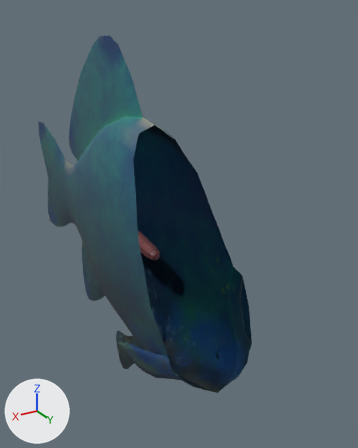
The FBX model Assets/3D Models/Anifish.fbx: old version first, new version second.
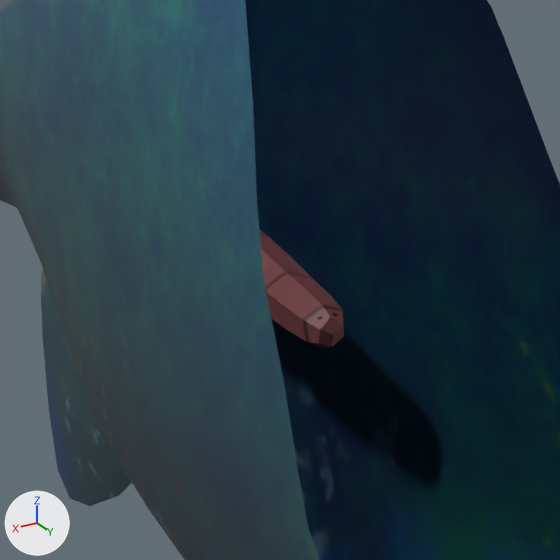
The first picture shows the older version from a 50 mm lens placed at (1.67, 3.69, 1.81), pointed at (-0.44, 0.17, 0.05). The close-ups show both versions on the part from 20% to 60% of the width and 38% to 70% of the height of that picture. The axes (+X, +Y, +Z) are drawn at lower left. The lights are the same throughout. Everything nearer to the camera than a plane just in front of the edit is cut away. Where no turn or scale is listed for an object, it has been applied to the vertices.

Objects in the first close-up: 'Worm', 'fish1'.
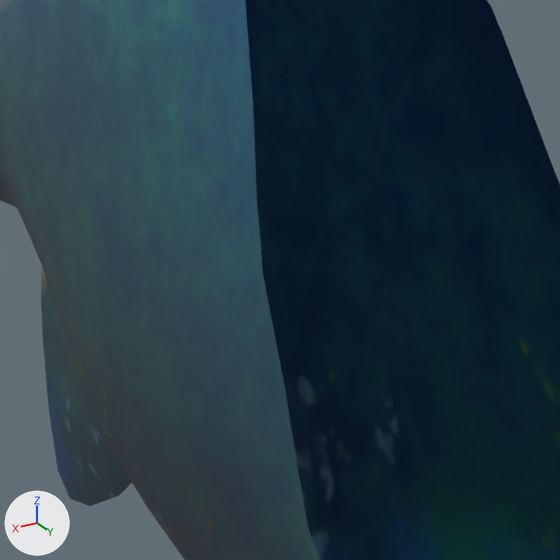
Changed parts and their boxes [x1, y1, x2, y2] in the close-ups (560 x 560 px):
'Worm', deleted (brown)
    before: [260, 230, 344, 349]

What the commit changed:
Object 'Worm' (ob_worm) is deleted.
